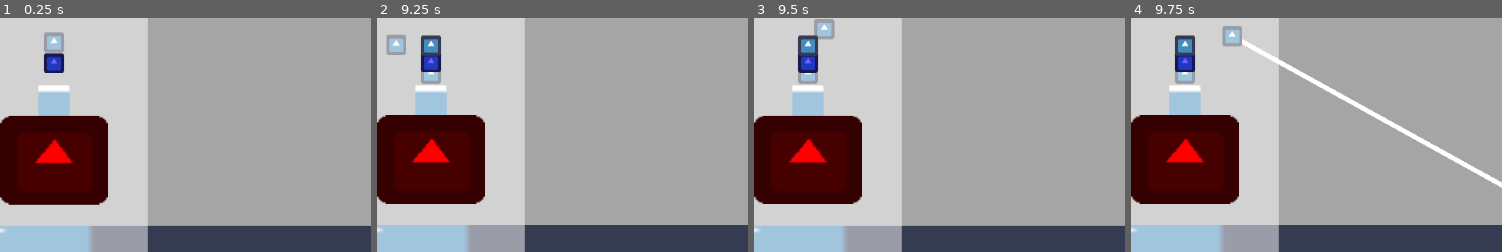
Above: before the commit, frames 1-4 (left to right).
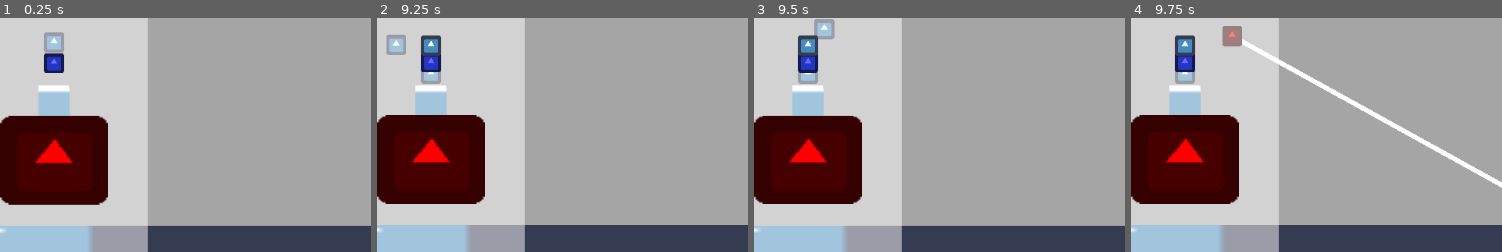
Above: after the commit, the same moments.

Repository: mdrgon1/GWJ-22-Spinzo
Game: Godot game, scene res://Main.tscn
The game is run twice, just before and just after one commit, with the same random seed, the same clock (stepped at 60 frames per second) and the same inputs. The engine's default icon, where the game draws it, is replaced by a stand-in: a white triangle on a blue panel in a dark square.
Inputs:
- Up to frame 1 (0.25 s): no input
- Up to frame 2 (9.25 s): hold Shift (aim) 0.53-1.28 s; hold Right (move_right) 0.53-2.03 s; tap W (jump) at 0.77, 1.52, 3.02, 3.77, 4.52, 6.02, 6.77, 7.52, 9.02 s; tap E (throw_ball) at 1.35, 5.85 s; hold A (move_left) 2.03-2.78 s; hold X 2.03-2.78 s; tap Enter at 2.75, 6.5, 8.75 s; hold Right (move_right) 2.78-4.28 s; tap Shift (aim) at 2.85, 7.35 s; hold E (throw_ball) 3.53-4.28 s; hold A (move_left) 4.28-5.03 s; tap X at 4.35, 8.85 s; hold Right (move_right) 5.03-5.78 s; hold Shift (aim) 5.03-5.78 s; tap Space at 5.75, 7.25 s; hold A (move_left) 5.78-7.28 s; hold X 6.53-7.28 s; hold Right (move_right) from 7.28 s (still down); hold E (throw_ball) 8.03-8.78 s
- Up to frame 3 (9.5 s): keep holding Right (move_right)
- Up to frame 4 (9.75 s): release Right (move_right) at 9.53 s; hold A (move_left) from 9.53 s (still down); hold Shift (aim) from 9.53 s (still down)
The pictures show only the part of the screen within x 42-92%, y 32-82%; the shares and areas given below are measured in that part.

Frames 1-3 are identical in both runs. In frame 4, 0.4% of the frame differs, in the area x 24-30%, y 3-12%.

Commit message:
implemented basic combat
bopper can get killed by the ball if the ball is going fast enough, ball also slows down after killing a bopper

Diff:
--- a/Project/Ball/Ball.gd
+++ b/Project/Ball/Ball.gd
@@ -1,8 +1,10 @@
 extends KinematicBody2D
 
 const AIM_LINE_LENGTH = 100
+const IS_LETHAL_THRESHOLD = 100
 
 var time_dilation = 1
+var is_lethal = false
 
 onready var player = get_tree().get_nodes_in_group("player")[0]
 onready var movement = $Movement
@@ -26,5 +28,12 @@
 	movement.update(delta)
 	movement.velocity = move_and_slide(movement.velocity * time_dilation) / time_dilation
 
+	# check that the ball is lethal
+	is_lethal = (movement.velocity.length()) / time_dilation >= IS_LETHAL_THRESHOLD
+	if(is_lethal):
+		$Sprite.set_self_modulate(Color(1, 0, 0))
+	else:
+		$Sprite.set_self_modulate(Color(1, 1, 1))
+
 func to_player():
 	return player.position - position
--- a/Project/Ball/Movement/Movement.gd
+++ b/Project/Ball/Movement/Movement.gd
@@ -4,3 +4,11 @@
 
 func run(_delta):
 	velocity = owner.move_and_slide(velocity)
+
+# slow down after hitting an enemy
+func hit():
+	velocity *= 0.2
+	if(current_state == substates_map["Default"]):
+		current_state.enter([])
+	else:
+		update_state("Default")
--- a/Project/hazards/Bopper.gd
+++ b/Project/hazards/Bopper.gd
@@ -8,6 +8,7 @@
 var velocity : = Vector2(0, 0)
 
 onready var player = get_tree().get_nodes_in_group("player")[0]
+onready var ball = get_tree().get_nodes_in_group("ball")[0]
 
 func _physics_process(delta):
 
@@ -22,6 +23,10 @@
 func _on_Area2D_body_entered(body):
 	if body == player:
 		player.knockback(calc_knockback())
+	if (body == ball && ball.is_lethal):
+		ball.movement.hit()
+		kill()
+
 
 func calc_knockback():
 	var knockback = (player.position - position)
@@ -31,5 +36,5 @@
 	knockback = knockback.normalized() * KNOCKBACK_FORCE
 	return knockback
 
-func die():
+func kill():
 	queue_free()
--- a/Project/hazards/Hazard0.tscn
+++ b/Project/hazards/Hazard0.tscn
@@ -10,7 +10,6 @@
 extents = Vector2( 5, 5 )
 
 [node name="Bopper" type="KinematicBody2D"]
-collision_mask = 5
 script = ExtResource( 2 )
 
 [node name="Sprite" type="Sprite" parent="."]
@@ -21,6 +20,7 @@
 shape = SubResource( 1 )
 
 [node name="Area2D" type="Area2D" parent="."]
+collision_mask = 3
 
 [node name="CollisionShape2D" type="CollisionShape2D" parent="Area2D"]
 shape = SubResource( 2 )
